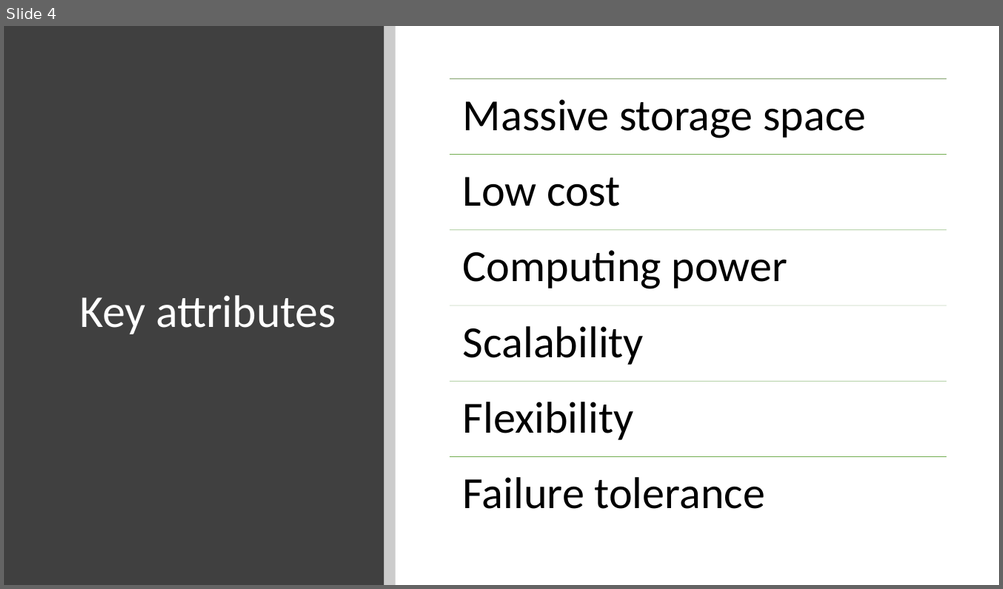
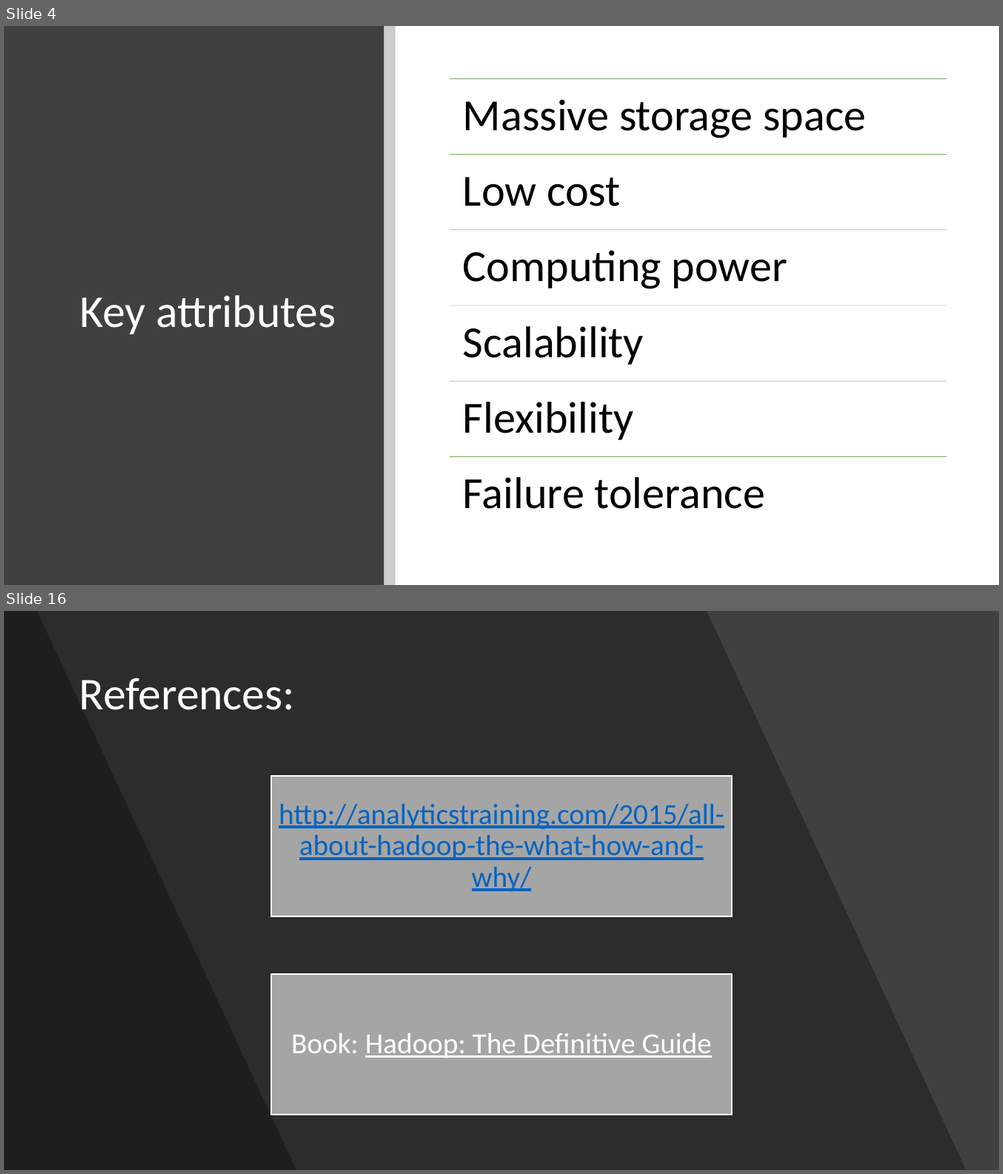
Before and after one commit to fnaticTrucMinh/UIT_AEP_BigDataRESEARCH, a slide deck: Hadoop Introduction.pptx. Shown one above the other, each under a label of ours: slide 4 before the commit, slides 4 and 16 after it; the slides between them are not shown. The pictures are 1003x589 and 1003x1174 pixels, drawn with LibreOffice and Linux fonts; fonts in the diff are those of the drawing. Boxes give left, top, right and bottom in pixels: in the first picture for what was removed or moved away, otherwise in the second. Text is boxed around its words. In the diff, an @@ line names an element or a change of style, - is before the commit and + after.

```diff
--- a/Hadoop Introduction.pptx
+++ b/Hadoop Introduction.pptx
@@ slide 16 added at (4,611,999,1170), background #404040 @@
@@ freeform shape added at (4,611,966,1170), fill #000000 at 30% opacity @@
@@ freeform shape added at (4,611,296,1170), fill #000000 at 30% opacity @@
@@ title added at (79,678,295,710), 44 pt, text #FFFFFF @@
+References:
@@ group added at (271,776,732,1115): 2 rectangles, 2 texts @@
+http://analyticstraining.com/2015/all-about-hadoop-the-what-how-and-why/
+Book: Hadoop: The Definitive Guide
```
Also in this commit, not shown: 2 slides changed, 9 other slides added.
